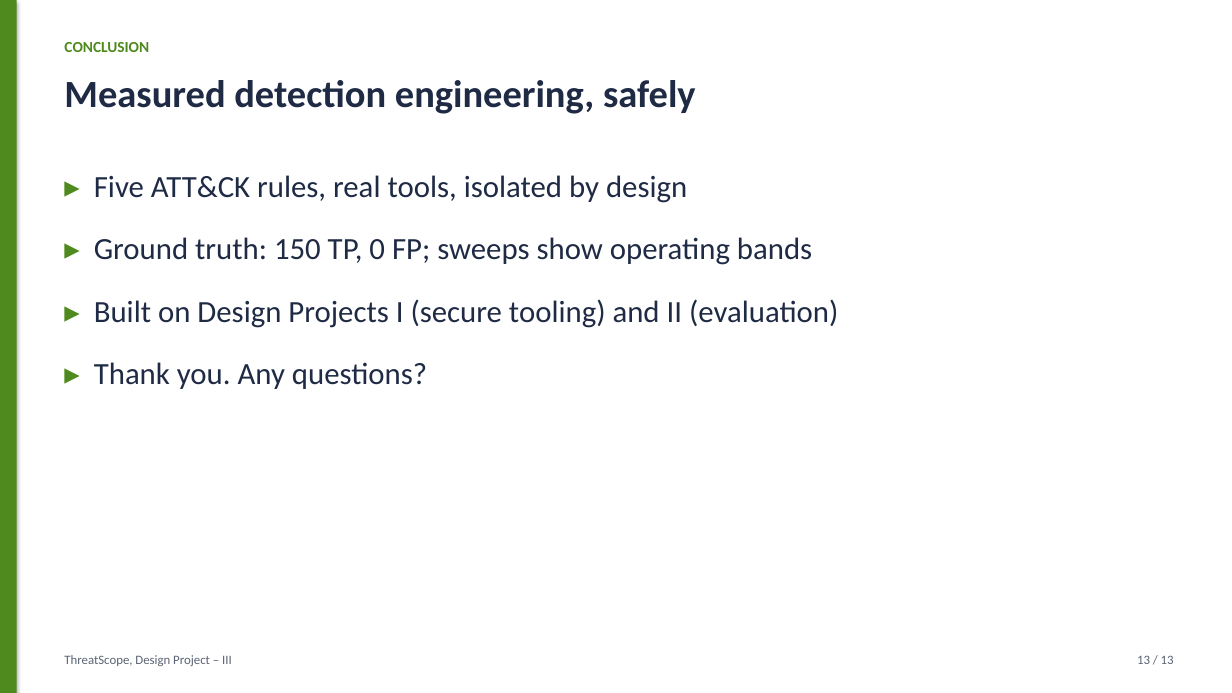
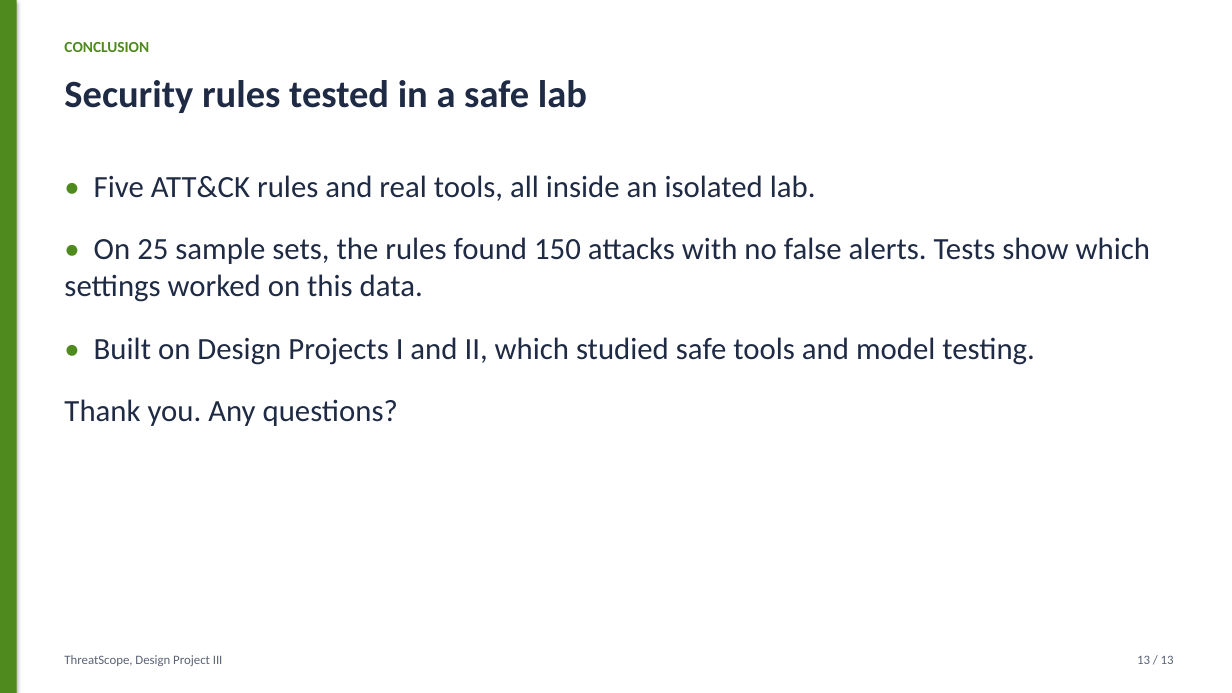
Before and after one commit to harshacreate/ThreatScope, a slide deck: slide 13 of report/ThreatScope_Presentation.pptx. Drawn at 1232x693 pixels with LibreOffice and Linux fonts; fonts in the diff are those of the drawing. Boxes give left, top, right and bottom in pixels: in the first picture for what was removed or moved away, otherwise in the second. Text is boxed around its words. In the diff, an @@ line names an element or a change of style, - is before the commit and + after.

```diff
--- a/report/ThreatScope_Presentation.pptx
+++ b/report/ThreatScope_Presentation.pptx
@@ text at box(64, 80, 587, 113): text changed @@
-Measured detection engineering, safely
+Security rules tested in a safe lab
@@ text at box(64, 175, 1150, 426): text changed @@
-▸ Five ATT&CK rules, real tools, isolated by design
-▸ Ground truth: 150 TP, 0 FP; sweeps show operating bands
-▸ Built on Design Projects I (secure tooling) and II (evaluation)
-▸ Thank you. Any questions?
+• Five ATT&CK rules and real tools, all inside an isolated lab.
+• On 25 sample sets, the rules found 150 attacks with no false alerts. Tests show which settings worked on this data.
+• Built on Design Projects I and II, which studied safe tools and model testing.
+Thank you. Any questions?
@@ text at box(64, 655, 223, 666): text changed @@
-ThreatScope, Design Project – III
+ThreatScope, Design Project III
```
Also in this commit, not shown: 12 other slides changed, 17 other files.
